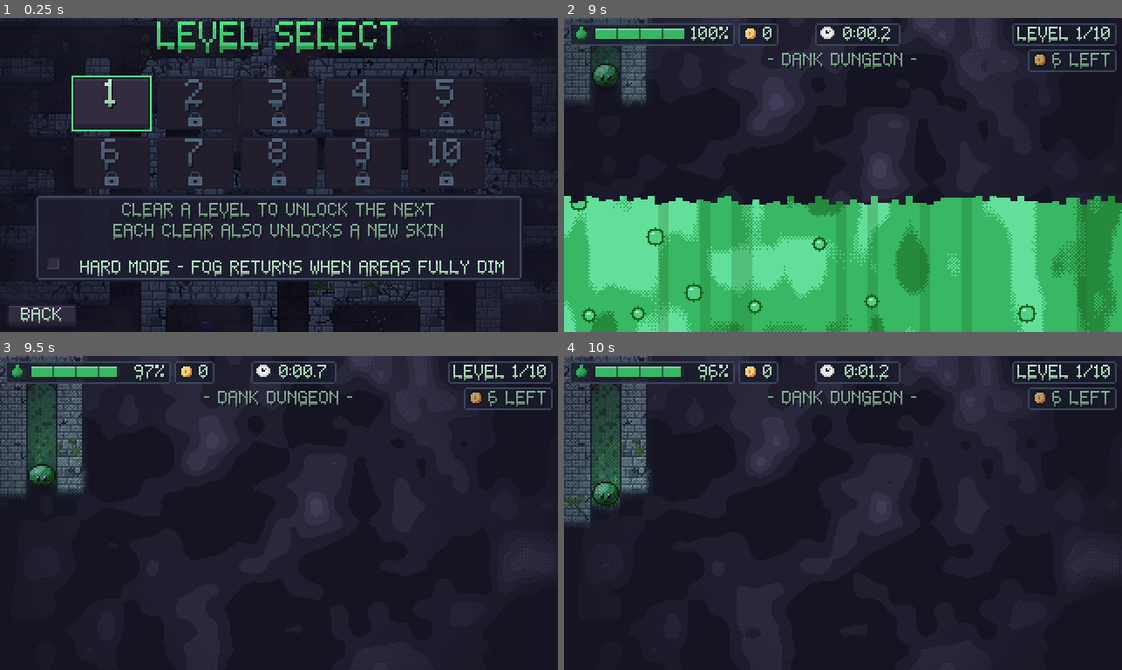
Above: before the commit, frames 1-4 (two rows, left to right).
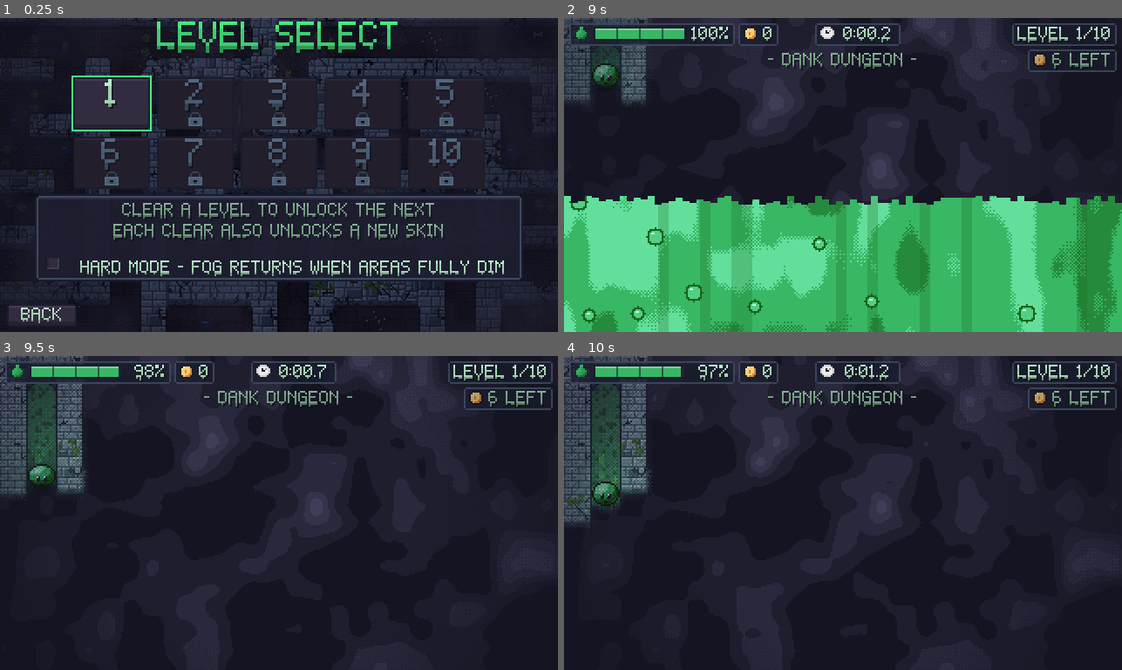
Above: after the commit, the same moments.

Repository: AveryBlue-GD/slime-time
Game: Godot game, scene res://scenes/level_select.tscn
The game is run twice, just before and just after one commit, with the same random seed, the same clock (stepped at 60 frames per second) and the same inputs. This scene is started directly instead of the project's main scene.
Inputs (mouse positions are in pixels of both pictures, inside the frame that each line leads up to):
- Up to frame 1 (0.25 s): no input
- Up to frame 2 (9 s): tap Enter at 0.5 s; move the mouse to (965, 159) at 0.52 s; hold D (move_right) 0.53-1.25 s; tap P at 0.6, 5.85 s; click (965, 159) at 0.67 s; tap Space (jump) at 0.77, 3.77, 7.52 s; drag from (731, 190) to (815, 237) at 1.27 s; move the mouse to (898, 105) at 2.02 s; hold D (move_right) 2.03-2.75 s; tap I at 2.1, 7.35 s; tap R (restart) at 2.75, 6.4, 7.25, 8.75 s; drag from (815, 237) to (675, 127) at 2.77 s; move the mouse to (1010, 222) at 3.52 s; hold A (move_left) 3.53-4.25 s; tap J at 3.6, 8.85 s; tap Escape (menu) at 4.15 s; click "RESTART" at 4.25 s; drag from (675, 127) to (759, 96) at 5.02 s; move the mouse to (870, 175) at 5.77 s; hold S (move_down) 5.78-6.5 s; click (870, 175) at 5.92 s; drag from (759, 96) to (731, 190) at 6.52 s; move the mouse to (965, 159) at 7.27 s; hold W (move_up) 7.28-8 s; drag from (731, 190) to (815, 237) at 8.02 s; move the mouse to (898, 105) at 8.77 s; hold S (move_down) from 8.78 s (still down)
- Up to frame 3 (9.5 s): keep holding S (move_down)
- Up to frame 4 (10 s): release S (move_down) at 9.5 s; drag from (815, 575) to (675, 465) at 9.52 s

Frames 1-2 are identical in both runs. In frame 3, less than 0.1% of the frame differs, in the area x 20-28%, y 2-8%; in frame 4, less than 0.1%.

Commit message:
Dry-up offers RESTART or UPGRADES (PLAY returns to the level); bigger, tighter levels balanced around the upgrades
- No automatic restart: RESTART / NEW MAZE (focused) or UPGRADES, whose back button becomes PLAY
- Levels grow from 10x6 to 26x14 cells (paths 22 to 100 cells, new seeds for a steady climb);
  no-upgrade slime targets run from 45% (easy) to 99% (level 10 needs a perfect run without
  upgrades); randomizer mazes are bigger and tighter too

Co-Authored-By: Claude Opus 5.5 <noreply@anthropic.com>

Diff:
--- a/scripts/game.gd
+++ b/scripts/game.gd
@@ -54,6 +54,7 @@
 ## Seconds the "first run: playing as ..." notice stays up.
 const FORCED_SKIN_NOTICE := 2.5
 const VICTORY_SCENE := "res://scenes/victory.tscn"
+const UPGRADES_SCENE := "res://scenes/upgrades.tscn"
 ## After a win, the replay / next buttons appear after this long (so a held key can't press one).
 const CHOICE_DELAY := 0.6
 ## The chalice fanfare plays about a third quieter than other sounds (-3.5 dB = 67% amplitude).
@@ -742,7 +743,7 @@
 
 func _dry_up() -> void:
 	slime.play_dry_up()
-	_finish(false, "DRIED UP\nSHUFFLING THE MAZE..." if is_random() else "DRIED UP", END_DELAY)
+	_finish(false, "DRIED UP\nTHE MAZE WILL SHUFFLE" if is_random() else "DRIED UP", END_DELAY)
 
 
 ## Freezes play and shows the result. When this is the running scene (not a test), records the
@@ -760,11 +761,11 @@
 	if not did_win:
 		if progress and is_random():
 			progress.new_random_maze()
-		# The countdown pauses with the game (false = not while paused), and it's dropped if the
-		# player has left for the menu meanwhile.
-		await get_tree().create_timer(delay, false).timeout
+		# The delay pauses with the game (false = not while paused), and the buttons are skipped
+		# if the player has left for the menu meanwhile.
+		await get_tree().create_timer(CHOICE_DELAY, false).timeout
 		if _is_running_scene() and not _leaving():
-			get_tree().reload_current_scene()
+			_offer_retry()
 		return
 	if progress:
 		if is_random():
@@ -775,6 +776,23 @@
 	await get_tree().create_timer(CHOICE_DELAY, false).timeout
 	if _is_running_scene() and not _leaving():
 		_offer_next_steps()
+
+
+## The buttons shown after drying up: try again, or go spend coins on upgrades first (the
+## upgrades screen's PLAY button comes back here).
+func _offer_retry() -> void:
+	hud.show_choices([["NEW MAZE" if is_random() else "RESTART", retry], ["UPGRADES", go_to_upgrades]], 0)
+
+
+## Tries again: the same story level, or (the seed was already changed) a new random maze.
+func retry() -> void:
+	get_tree().reload_current_scene()
+
+
+func go_to_upgrades() -> void:
+	if progress:
+		progress.return_to_game = true
+	UIKit.go(get_tree(), UPGRADES_SCENE)
 
 
 ## The buttons shown after a win.
--- a/scripts/hud.gd
+++ b/scripts/hud.gd
@@ -241,8 +241,9 @@
 	record_banner.visible = true
 
 
-## Shows a row of buttons, each [text, Callable]; the last one gets keyboard focus.
-func show_choices(options: Array) -> void:
+## Shows a row of buttons, each [text, Callable]; button `focus` (default: the last) gets
+## keyboard focus.
+func show_choices(options: Array, focus := -1) -> void:
 	var row: HBoxContainer = _choice_root.get_child(0).get_child(0)
 	for child in row.get_children():
 		child.queue_free()
@@ -253,7 +254,7 @@
 		choice_buttons.append(button)
 	_choice_root.visible = true
 	_skin_text.recolor()
-	choice_buttons[-1].grab_focus()
+	choice_buttons[focus].grab_focus()
 
 
 func _build_choice_row() -> void:
--- a/scripts/levels.gd
+++ b/scripts/levels.gd
@@ -4,22 +4,25 @@
 ## The 10 levels. Tune difficulty here.
 ## - cells:     maze size in cells (each cell is one open tile; corridors are 1 tile wide)
 ## - branching: 0 = long winding corridors, higher = more side branches and dead ends
-## - target:    fraction of the slime meter a perfect glide to the chalice uses
-## Seeds were picked so the path to the chalice grows steadily: 22, 26, 30 ... 66 cells.
+## - target:    fraction of the slime meter a perfect glide to the chalice uses, with no upgrades
+## Seeds were picked so the path to the chalice grows steadily: 22, 30, 38 ... 100 cells.
+## Balanced around the upgrades (More Slime doubles the range at level 10): the first levels
+## are easy with no upgrades at all, while level 10 can only be beaten without upgrades by an
+## essentially perfect run (a perfect glide uses 99% of the meter).
 
 const COUNT := 10
 
 const DATA := [
-	{cells = Vector2i(10, 6), seed = 1078, branching = 0.05, target = 0.60},
-	{cells = Vector2i(11, 7), seed = 2016, branching = 0.10, target = 0.63},
-	{cells = Vector2i(12, 7), seed = 3007, branching = 0.15, target = 0.66},
-	{cells = Vector2i(13, 8), seed = 4003, branching = 0.20, target = 0.70},
-	{cells = Vector2i(14, 8), seed = 5006, branching = 0.25, target = 0.73},
-	{cells = Vector2i(16, 9), seed = 6012, branching = 0.30, target = 0.77},
-	{cells = Vector2i(17, 10), seed = 7038, branching = 0.35, target = 0.80},
-	{cells = Vector2i(18, 10), seed = 8042, branching = 0.40, target = 0.83},
-	{cells = Vector2i(20, 11), seed = 9005, branching = 0.45, target = 0.87},
-	{cells = Vector2i(22, 12), seed = 10012, branching = 0.50, target = 0.90},
+	{cells = Vector2i(10, 6), seed = 1078, branching = 0.05, target = 0.45},
+	{cells = Vector2i(12, 7), seed = 2019, branching = 0.10, target = 0.52},
+	{cells = Vector2i(13, 8), seed = 3071, branching = 0.15, target = 0.58},
+	{cells = Vector2i(15, 8), seed = 4003, branching = 0.20, target = 0.64},
+	{cells = Vector2i(16, 9), seed = 5018, branching = 0.25, target = 0.70},
+	{cells = Vector2i(18, 10), seed = 6041, branching = 0.30, target = 0.76},
+	{cells = Vector2i(20, 11), seed = 7057, branching = 0.35, target = 0.82},
+	{cells = Vector2i(22, 12), seed = 8070, branching = 0.40, target = 0.88},
+	{cells = Vector2i(24, 13), seed = 9256, branching = 0.45, target = 0.94},
+	{cells = Vector2i(26, 14), seed = 10366, branching = 0.50, target = 0.99},
 ]
 
 ## Coins hidden at dead ends in each story level (never in randomizer mazes). They add up to
@@ -39,8 +42,9 @@
 const FLOOR_LAST := [30.0, 18.0, 12.0, 12.0, 10.0, 10.0, 8.0]
 
 
-## Randomizer: a mid-sized noise maze with a mid-level slime budget and tile wear.
-const RANDOM_TARGET := 0.75
+## Randomizer (opens after the story, so players have upgrades): a large noise maze with a
+## late-level slime budget and tile wear.
+const RANDOM_TARGET := 0.85
 const RANDOM_TILE_LEVEL := 6
 
 
@@ -52,7 +56,7 @@
 	var rng := RandomNumberGenerator.new()
 	rng.seed = maze_seed
 	return {
-		cells = Vector2i(rng.randi_range(14, 18), rng.randi_range(8, 10)),
+		cells = Vector2i(rng.randi_range(18, 24), rng.randi_range(10, 13)),
 		seed = maze_seed,
 		target = RANDOM_TARGET,
 		tile_level = RANDOM_TILE_LEVEL,
--- a/scripts/progress.gd
+++ b/scripts/progress.gd
@@ -32,6 +32,9 @@
 var coins_found := {}
 ## Upgrade levels bought with coins: id -> level (see Upgrades).
 var upgrades := {}
+## Set when the upgrades screen was opened from a dry-up: its back button then says PLAY and
+## returns to the level (not saved).
+var return_to_game := false
 ## Dev mode (--unlock-all): dev-only upgrades (wall power) show up and there are plenty of coins.
 var dev_tools := false
 const DEV_COINS := 999
--- a/scripts/ui/upgrades_screen.gd
+++ b/scripts/ui/upgrades_screen.gd
@@ -40,7 +40,11 @@
 	hint.set_anchors_and_offsets_preset(Control.PRESET_TOP_WIDE)
 	hint.offset_top = 143
 	hint.offset_bottom = 161
-	UIKit.add_back_button(self)
+	var back := UIKit.add_back_button(self)
+	if Progress.return_to_game:  # came here from a dry-up: go straight back into the level
+		back.text = "PLAY"
+		back.pressed.disconnect(back.pressed.get_connections()[-1].callable)
+		back.pressed.connect(_leave)
 	_refresh()
 	rows[Upgrades.LIST[0].id].plus.grab_focus()
 
@@ -96,6 +100,13 @@
 		row.minus.disabled = level <= 0
 
 
+## Leaves: back into the level after a dry-up, otherwise to the title.
+func _leave() -> void:
+	var to_game: bool = Progress.return_to_game
+	Progress.return_to_game = false
+	UIKit.go(get_tree(), UIKit.GAME_SCENE if to_game else UIKit.TITLE_SCENE)
+
+
 func _unhandled_input(event: InputEvent) -> void:
 	if event.is_action_pressed("menu") or event.is_action_pressed("ui_cancel"):
-		UIKit.go(get_tree(), UIKit.TITLE_SCENE)
+		_leave()
--- /dev/null
+++ b/tests/demo_dry.gd
@@ -0,0 +1,22 @@
+extends Node
+
+## Screenshot scenario: drying up in level 3, with the RESTART / UPGRADES buttons.
+## .\tools\screenshot.ps1 -Frames 120 -Scene res://tests/demo_dry.tscn -GameArgs --unlock-all
+
+var game: Node2D
+var frame := 0
+
+
+func _ready() -> void:
+	game = preload("res://scenes/main.tscn").instantiate()
+	game.level = 3
+	get_tree().root.add_child.call_deferred(game)
+
+
+func _physics_process(_delta: float) -> void:
+	frame += 1
+	if frame == 3:
+		get_tree().current_scene = game
+	elif frame == 30:
+		game.slime_remaining = 0.1
+		game.slime.position.x += 4.0
--- /dev/null
+++ b/tests/demo_dry.tscn
@@ -0,0 +1,6 @@
+[gd_scene load_steps=2 format=3]
+
+[ext_resource type="Script" path="res://tests/demo_dry.gd" id="1_script"]
+
+[node name="DemoDry" type="Node"]
+script = ExtResource("1_script")
--- a/tests/test_next_steps.gd
+++ b/tests/test_next_steps.gd
@@ -62,7 +62,7 @@
 	_check(newer.random_seed != 4242, "NEW MAZE plays a different maze")
 	_drop(newer)
 
-	# Dry-up: no buttons, it retries by itself.
+	# Dry-up: RESTART or go spend coins on UPGRADES.
 	game = await _spawn_story(1)
 	game.slime_remaining = 0.2
 	var open_right: bool = Vector2i.RIGHT in MazeGenerator.open_neighbors(game.maze, game.maze.start)
@@ -71,8 +71,9 @@
 	Input.action_release("move_right")
 	Input.action_release("move_down")
 	await _frames(int(game.CHOICE_DELAY * 60) + 5)
-	_check(game.finished and game.hud.choice_buttons.is_empty(), "drying up shows no buttons (it retries on its own)")
-	await _drop_running(game)
+	_check(game.finished and _texts(game) == ["RESTART", "UPGRADES"], "drying up offers %s" % [_texts(game)])
+	_check(not game.won, "...and it's not a win")
+	_drop(game)
 
 	DirAccess.remove_absolute(ProjectSettings.globalize_path(TEST_SAVE))
 	print("RESULT: %s" % ("PASS" if failures == 0 else "FAIL (%d)" % failures))
--- a/tests/test_pause_restart.gd
+++ b/tests/test_pause_restart.gd
@@ -1,9 +1,9 @@
 extends SceneTree
 
-## Pausing during the automatic restart after a dry-up: the countdown waits while paused (the
-## level doesn't reload underneath the pause menu and come back frozen), resuming lets it
-## restart, and quitting to the title from the pause menu cancels the restart and lands on an
-## unpaused title screen.
+## After drying up: the RESTART / UPGRADES buttons appear (no automatic restart), pausing in the
+## meantime doesn't freeze anything, RESTART reloads the level, UPGRADES opens the upgrades
+## screen whose PLAY button goes straight back into the level, and quitting to the title from
+## the pause menu lands on an unpaused title screen.
 ## Run: .\tools\godot.ps1 --path . --headless --fixed-fps 60 --quit-after 30000 -s res://tests/test_pause_restart.gd
 
 const MAIN := preload("res://scenes/main.tscn")
@@ -15,36 +15,54 @@
 	await process_frame
 	root.get_node("Progress").saving_enabled = false
 
-	# --- Pause during the restart countdown, then resume
+	# --- Dry up, pause while the buttons are coming, then RESTART
 	var game := await _play()
-	game.slime_remaining = 0.1
-	game.slime.position.x += 4.0  # a little glide uses up the last of the slime
-	await _frames(5)
+	await _dry_up(game)
 	_check(game.finished and not game.won, "the slime dries up")
 	game.pause_menu.open()
 	await _frames(int(game.END_DELAY * 60) + 60)
-	_check(current_scene == game and paused and game.pause_menu.visible,
-		"while paused the level doesn't restart underneath the pause menu")
+	_check(current_scene == game and paused and game.pause_menu.visible, "pausing holds everything (nothing reloads underneath)")
 	game.pause_menu.resume()
-	await _frames(int(game.END_DELAY * 60) + 30)
-	_check(current_scene != game and current_scene != null and not paused, "after resuming it restarts, unpaused")
-	var restarted: Node = current_scene
+	await _frames(int(game.CHOICE_DELAY * 60) + 10)
+	_check(current_scene == game and game.hud.choice_buttons.size() == 2, "after resuming, RESTART and UPGRADES appear (no automatic restart)")
+	game.hud.choice_buttons[0].pressed.emit()
+	await _frames(5)
+	_check(current_scene != game and current_scene != null and not paused, "RESTART plays the level again")
 
-	# --- Quit to the title during the countdown
-	restarted.slime_remaining = 0.1
-	restarted.slime.position.x += 4.0
-	await _frames(5)
-	restarted.pause_menu.open()
-	restarted.pause_menu._quit()
-	await _frames(int(restarted.END_DELAY * 60) + 60)
+	# --- UPGRADES, then PLAY goes back into the level
+	game = current_scene
+	await _dry_up(game)
+	await _frames(int(game.CHOICE_DELAY * 60) + 10)
+	game.hud.choice_buttons[1].pressed.emit()
+	await _frames(40)
+	_check(current_scene != null and current_scene.scene_file_path == "res://scenes/upgrades.tscn", "UPGRADES opens the upgrades screen")
+	var screen: Node = current_scene
+	var back: Button = screen.get_children().filter(func(n: Node) -> bool: return n is Button and n.text == "PLAY").front()
+	_check(back != null, "...whose back button says PLAY")
+	back.pressed.emit()
+	await _frames(40)
+	_check(current_scene != null and current_scene.scene_file_path == UIKit.GAME_SCENE, "PLAY goes straight back into the level")
+
+	# --- Quit to the title from the pause menu after a dry-up
+	game = current_scene
+	await _dry_up(game)
+	game.pause_menu.open()
+	game.pause_menu._quit()
+	await _frames(int(game.END_DELAY * 60) + 60)
 	_check(current_scene != null and current_scene.scene_file_path == UIKit.TITLE_SCENE and not paused,
-		"quitting to the title mid-restart lands on the title, not a frozen level (%s)" % (current_scene.scene_file_path if current_scene else "none"))
+		"quitting to the title lands on the title, unpaused (%s)" % (current_scene.scene_file_path if current_scene else "none"))
 
 	print("RESULT: %s" % ("PASS" if failures == 0 else "FAIL (%d)" % failures))
 	quit(1 if failures else 0)
 
 
-## Starts a level as the running scene (so its real restart flow runs).
+func _dry_up(game: Node2D) -> void:
+	game.slime_remaining = 0.1
+	game.slime.position.x += 4.0  # a little glide uses up the last of the slime
+	await _frames(5)
+
+
+## Starts a level as the running scene (so its real end-of-run flow runs).
 func _play() -> Node2D:
 	var game: Node2D = MAIN.instantiate()
 	game.level = 1
--- a/tests/test_rainbow.gd
+++ b/tests/test_rainbow.gd
@@ -49,7 +49,7 @@
 	await _frames(30)
 	Input.action_release(action)
 	_check(game.finished and progress.random_seed != 777, "drying up in the randomizer shuffles to a new maze")
-	_check("SHUFFLING" in game.hud.message.text, "the dry-up message says the maze is shuffling")
+	_check("SHUFFLE" in game.hud.message.text, "the dry-up message says the maze will shuffle")
 	_check(progress.randoms_won == 5, "a dry-up doesn't count as a win")
 	await _stop_running(game)
 
Not shown, added: tests/demo_dry.gd.uid
Not shown, added: tests/test_coins.gd.uid
Not shown, added: tests/test_pause_restart.gd.uid
Not shown, changed: CLAUDE.md
